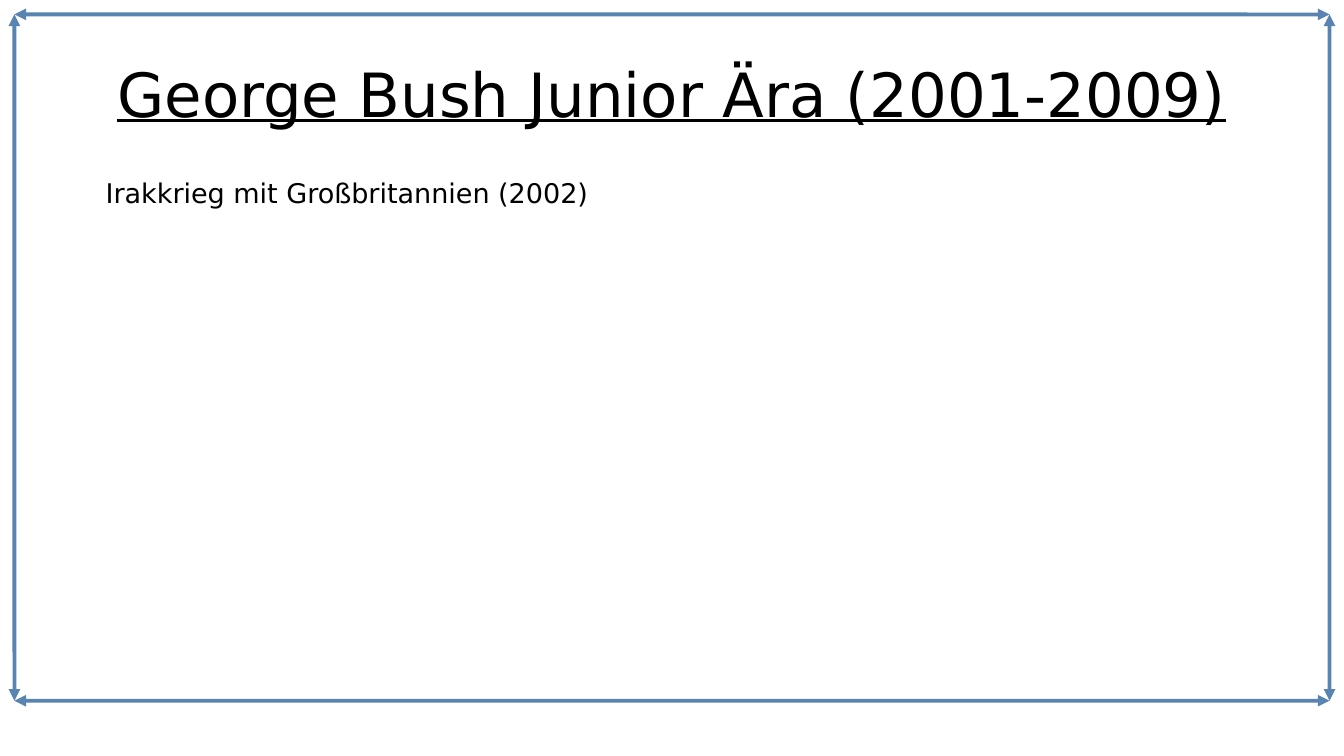
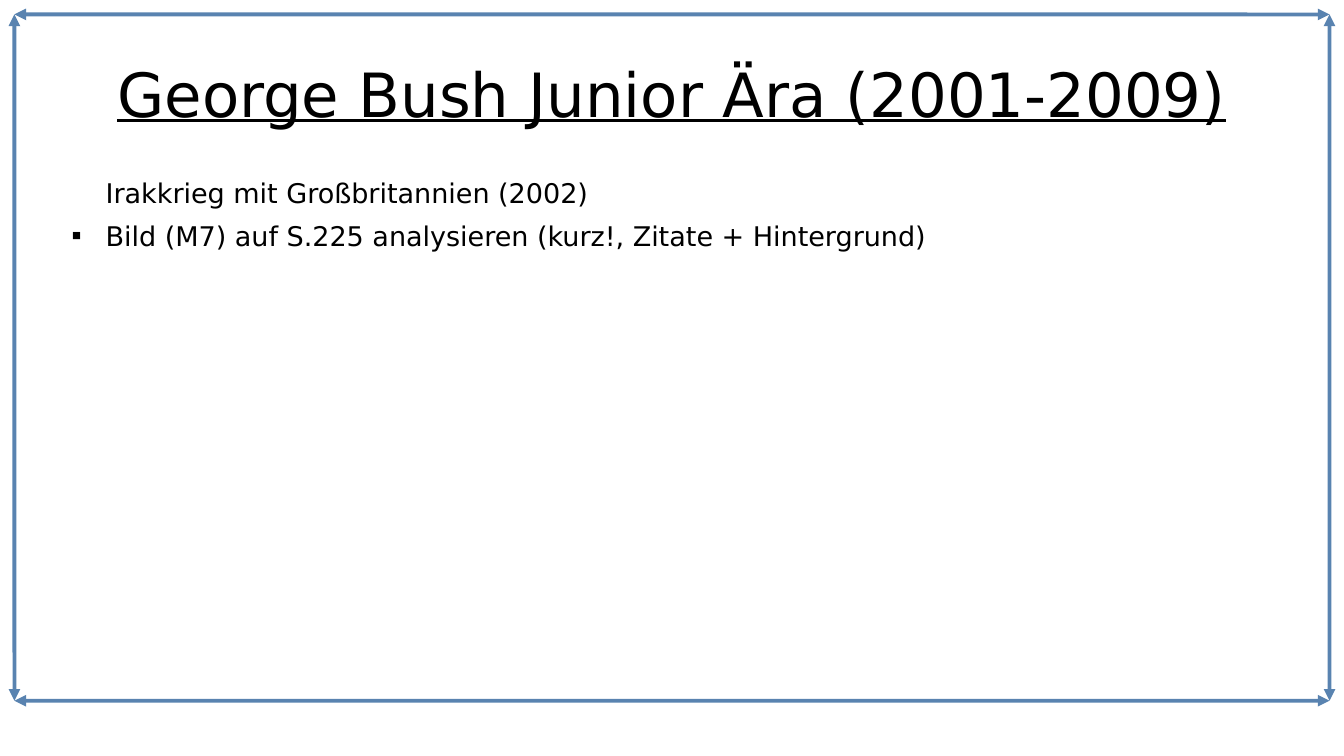
Before and after one commit to Lacrimus/Referat-Geschichte-USA-die-einzig-verbleibende-Weltmacht-, a slide deck: slide 5 of USA-die-einzig-verbleibende-Weltmacht.odp. Drawn at 1344x756 pixels with LibreOffice and Linux fonts; fonts in the diff are those of the drawing. Boxes give left, top, right and bottom in pixels: in the first picture for what was removed or moved away, otherwise in the second. Text is boxed around its words. In the diff, an @@ line names an element or a change of style, - is before the commit and + after.

```diff
--- a/USA-die-einzig-verbleibende-Weltmacht.odp
+++ b/USA-die-einzig-verbleibende-Weltmacht.odp
@@ text at bbox=[106, 225, 926, 251]: paragraph added @@
+■ Bild (M7) auf S.225 analysieren (kurz!, Zitate + Hintergrund)
```
Also in this commit, not shown: 1 slide added, 1 other file.
